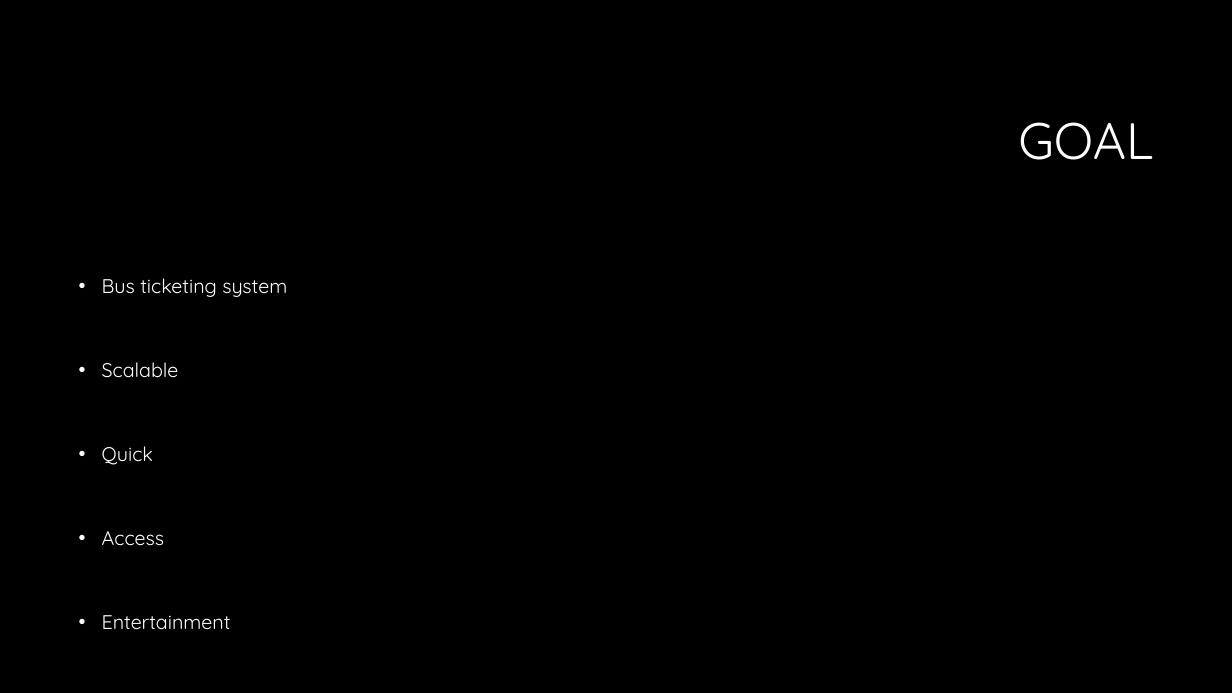
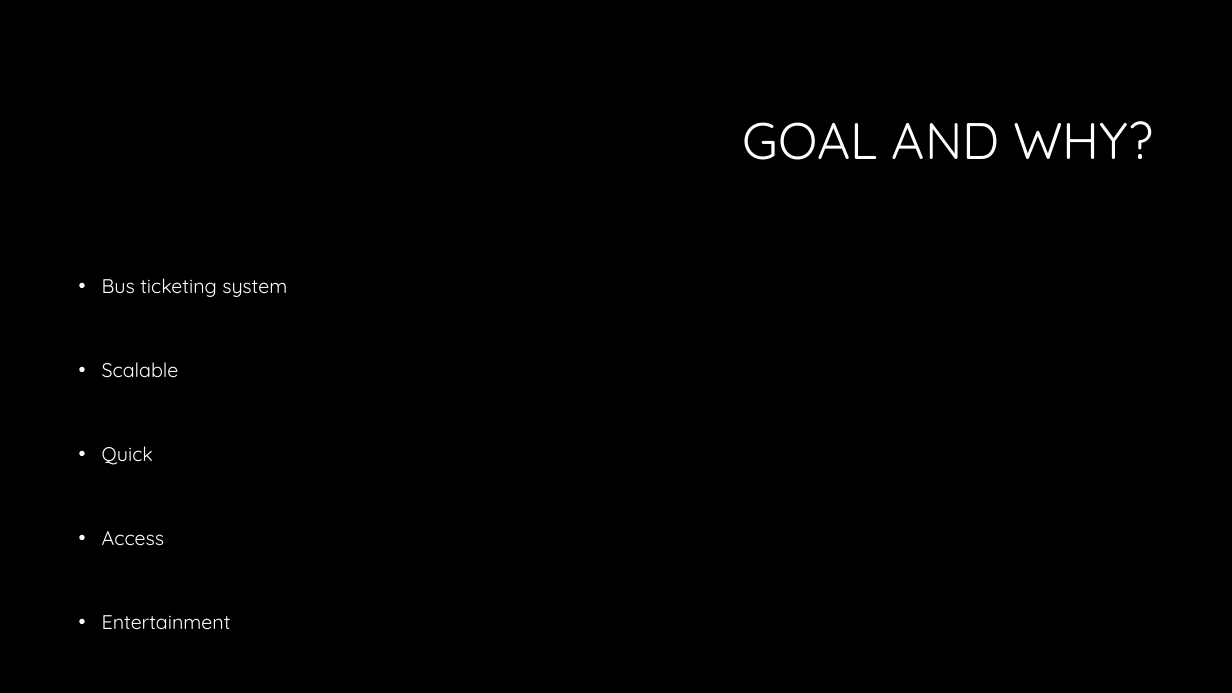
Before and after one commit to DevonARP/CC_Project, a slide deck: slide 2 of Spider.pptx. Drawn at 1232x693 pixels with LibreOffice and Linux fonts; fonts in the diff are those of the drawing; background and template pictures are left out. Boxes give left, top, right and bottom in pixels: in the first picture for what was removed or moved away, otherwise in the second. Text is boxed around its words. In the diff, an @@ line names an element or a change of style, - is before the commit and + after.

```diff
--- a/Spider.pptx
+++ b/Spider.pptx
@@ title at (743,121,1153,160): text changed @@
-GOAL
+GOAL AND WHY?
```
Also in this commit, not shown: 1 slide added.
